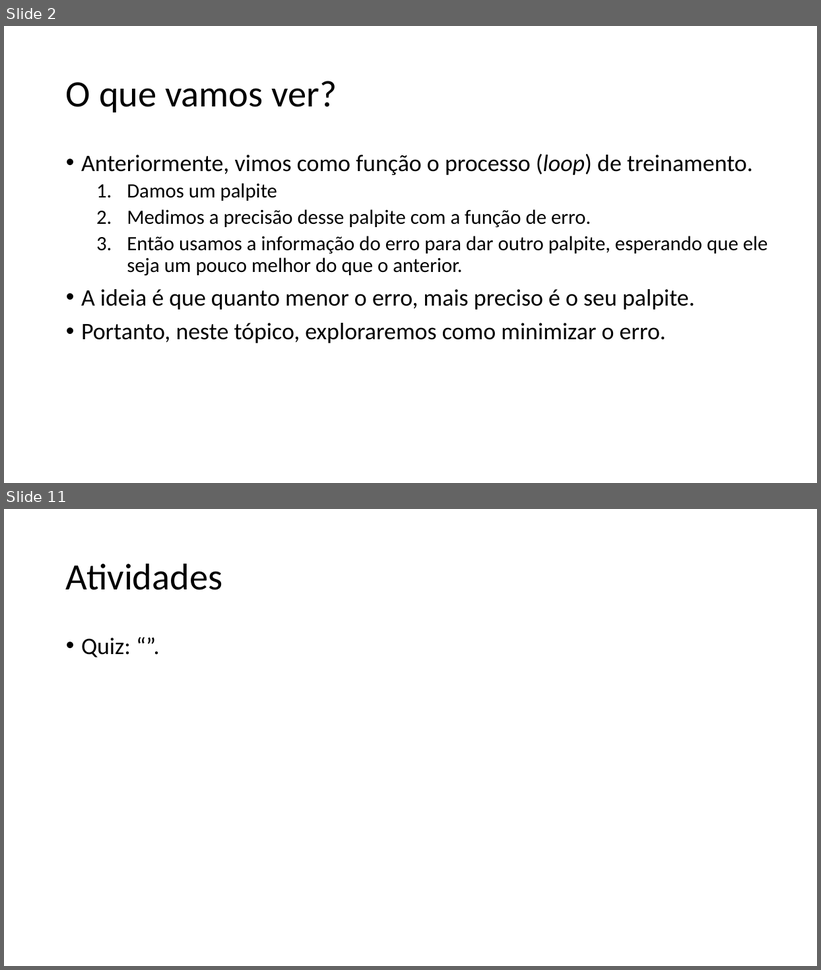
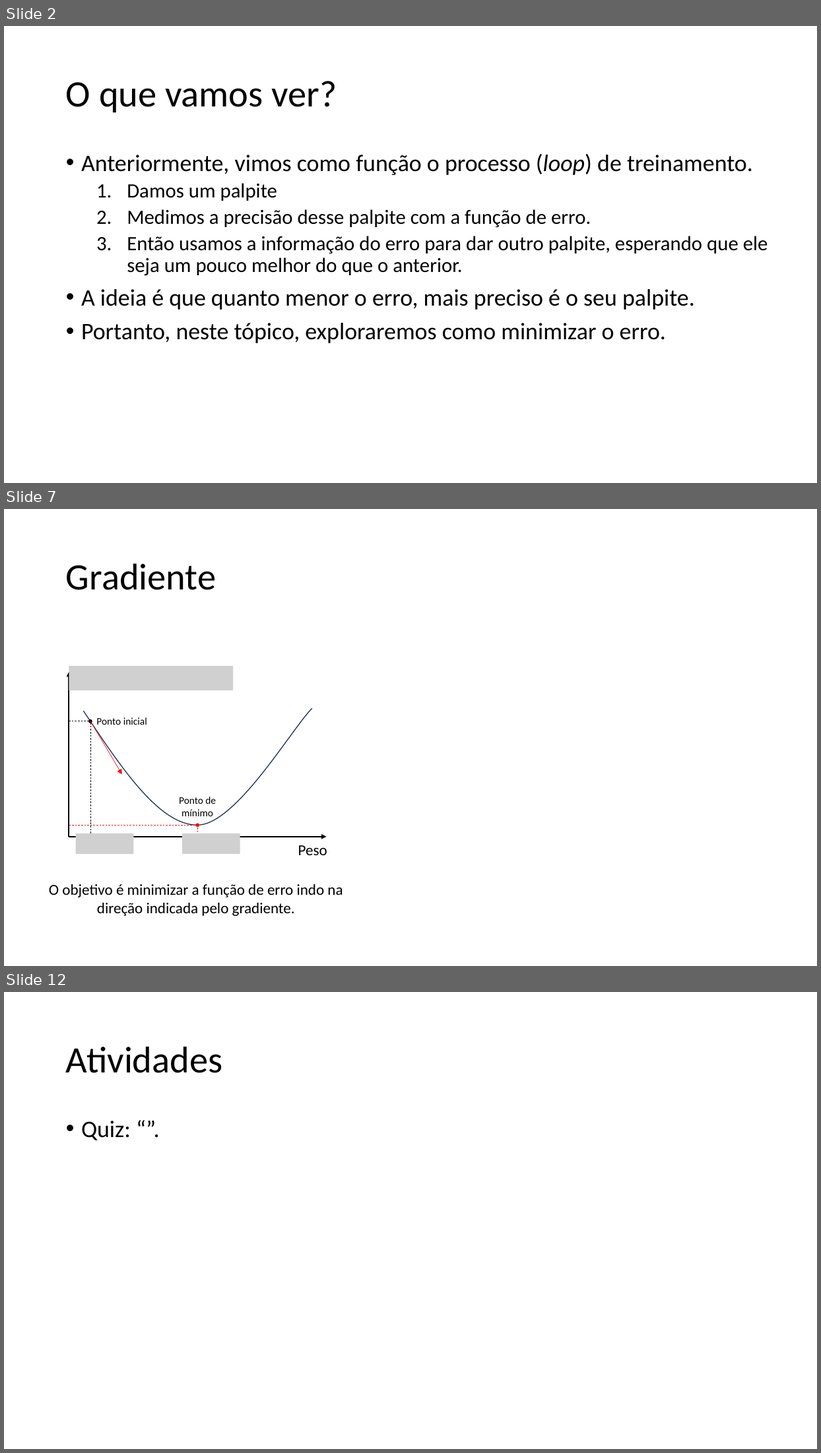
Before and after one commit to zz4fap/tp557-iot-ml, a slide deck: slides/TP557_6_Minimizando_o_erro.pptx. Shown one above the other, each under a label of ours: slides 2 and 11 before the commit, slides 2, 7 and 12 after it; the slides between them are not shown. The pictures are 821x970 and 821x1453 pixels, drawn with LibreOffice and Linux fonts; fonts in the diff are those of the drawing; grey boxes stand for pictures. Boxes give left, top, right and bottom in pixels: in the first picture for what was removed or moved away, otherwise in the second. Text is boxed around its words. In the diff, an @@ line names an element or a change of style, - is before the commit and + after.

```diff
--- a/slides/TP557_6_Minimizando_o_erro.pptx
+++ b/slides/TP557_6_Minimizando_o_erro.pptx
@@ slide 7 added at bbox=[4, 509, 817, 966], background #FFFFFF @@
@@ title added at bbox=[66, 563, 216, 590], 44 pt, text #000000 @@
+Gradiente
@@ arrow added from (90, 722) to (121, 774), #FF0000 0.5 pt @@
@@ group added at bbox=[69, 666, 327, 855]: 4 lines, 3 pictures, 3 texts, 2 arrows, 2 ellipses, 1 freeform shape @@
+Peso
+Ponto de mínimo
+Ponto inicial
@@ text added at bbox=[49, 885, 343, 916], 18 pt, text #000000 @@
+O objetivo é minimizar a função de erro indo na direção indicada pelo gradiente.
@@ what was slide 11 is now slide 12 @@
```
Also in this commit, not shown: 8 slides changed.
